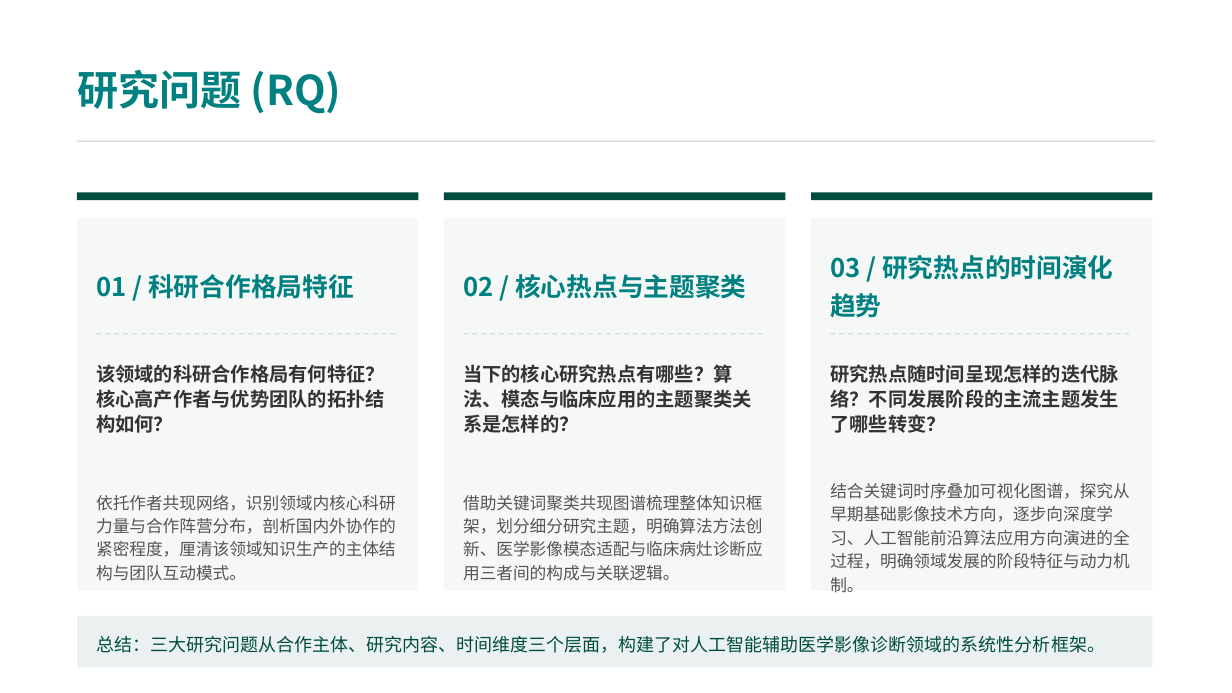
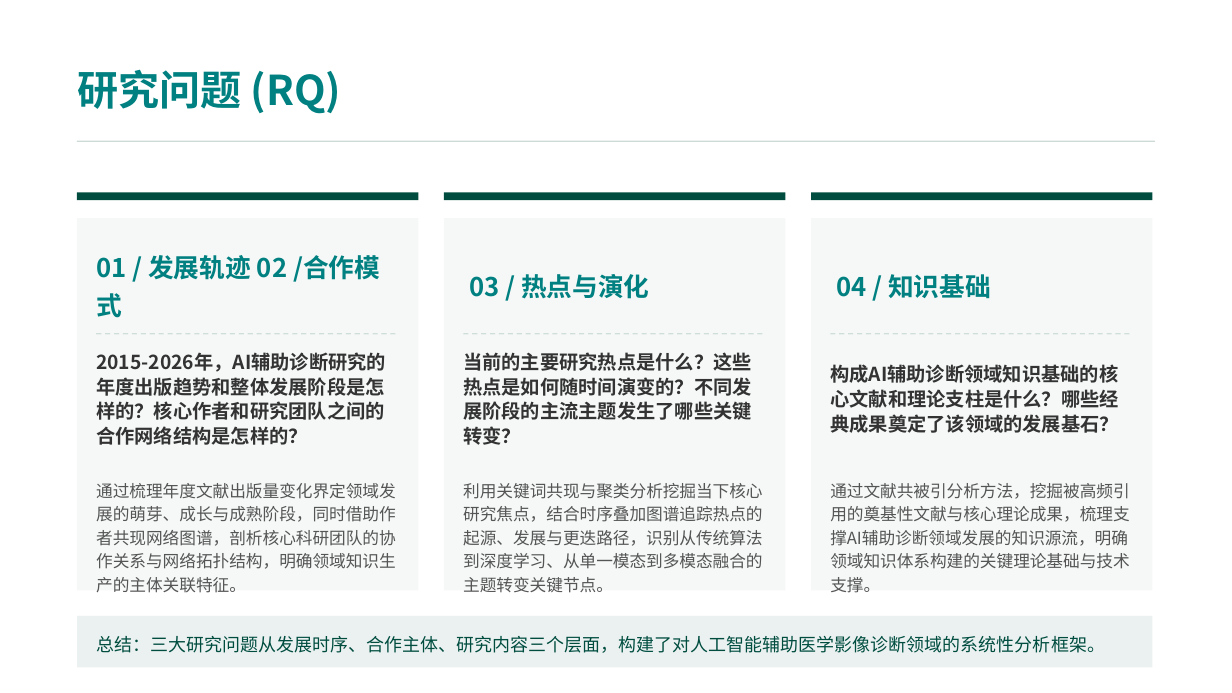
Before and after one commit to xzy11239/bibliometrics-project, a slide deck: slide 3 of presentation/人工智能辅助诊断的文献计量与知识图谱研究.pptx. Drawn at 1232x693 pixels with LibreOffice and Linux fonts; fonts in the diff are those of the drawing. Boxes give left, top, right and bottom in pixels: in the first picture for what was removed or moved away, otherwise in the second. Text is boxed around its words. In the diff, an @@ line names an element or a change of style, - is before the commit and + after.

```diff
--- a/presentation/人工智能辅助诊断的文献计量与知识图谱研究.pptx
+++ b/presentation/人工智能辅助诊断的文献计量与知识图谱研究.pptx
@@ text at [96, 255, 380, 318]: text changed @@
-01 / 科研合作格局特征
+01 / 发展轨迹 02 /合作模式
@@ text at [469, 274, 649, 299]: text changed @@
-02 / 核心热点与主题聚类
+03 / 热点与演化
@@ text at [836, 274, 991, 299]: text changed @@
-03 / 研究热点的时间演化趋势
+04 / 知识基础
@@ text in rounded rectangle at [96, 352, 386, 445]: text changed @@
-该领域的科研合作格局有何特征？核心高产作者与优势团队的拓扑结构如何？
+2015-2026年，AI辅助诊断研究的年度出版趋势和整体发展阶段是怎样的？核心作者和研究团队之间的合作网络结构是怎样的？
@@ rounded rectangle "2015-2026年，AI辅助诊断研究的年度出版趋势和整体发展阶段是怎样的？核心作者和研究团队之间的合作网络结构是怎样的 ...": place and size @@
-rounded rectangle "2015-2026年，AI辅助诊断研究的年度出版趋势和整体发展阶段是怎样的？核心作者和研究团队之间的合作网络结构是怎样的 ..." at [96, 364, 385, 433]
+rounded rectangle "2015-2026年，AI辅助诊断研究的年度出版趋势和整体发展阶段是怎样的？核心作者和研究团队之间的合作网络结构是怎样的 ..." at [96, 360, 399, 436]
@@ rounded rectangle "当前的主要研究热点是什么？这些热点是如何随时间演变的？不同发展阶段的主流主题发生了哪些关键转变？": place and size @@
-rounded rectangle "当前的主要研究热点是什么？这些热点是如何随时间演变的？不同发展阶段的主流主题发生了哪些关键转变？" at [463, 364, 752, 433]
+rounded rectangle "当前的主要研究热点是什么？这些热点是如何随时间演变的？不同发展阶段的主流主题发生了哪些关键转变？" at [463, 360, 766, 436]
@@ text in rounded rectangle at [463, 352, 752, 445]: text changed @@
-当下的核心研究热点有哪些？算法、模态与临床应用的主题聚类关系是怎样的？
+当前的主要研究热点是什么？这些热点是如何随时间演变的？不同发展阶段的主流主题发生了哪些关键转变？
@@ text at [830, 364, 1119, 433]: text changed @@
-研究热点随时间呈现怎样的迭代脉络？不同发展阶段的主流主题发生了哪些转变？
+构成AI辅助诊断领域知识基础的核心文献和理论支柱是什么？哪些经典成果奠定了该领域的发展基石？
@@ text at [96, 483, 396, 593]: text changed @@
-依托作者共现网络，识别领域内核心科研力量与合作阵营分布，剖析国内外协作的紧密程度，厘清该领域知识生产的主体结构与团队互动模式。
+通过梳理年度文献出版量变化界定领域发展的萌芽、成长与成熟阶段，同时借助作者共现网络图谱，剖析核心科研团队的协作关系与网络拓扑结构，明确领域知识生产的主体关联特征。
@@ text at [463, 483, 762, 593]: text changed @@
-借助关键词聚类共现图谱梳理整体知识框架，划分细分研究主题，明确算法方法创新、医学影像模态适配与临床病灶诊断应用三者间的构成与关联逻辑。
+利用关键词共现与聚类分析挖掘当下核心研究焦点，结合时序叠加图谱追踪热点的起源、发展与更迭路径，识别从传统算法到深度学习、从单一模态到多模态融合的主题转变关键节点。
@@ text at [830, 483, 1129, 593]: text changed @@
-结合关键词时序叠加可视化图谱，探究从早期基础影像技术方向，逐步向深度学习、人工智能前沿算法应用方向演进的全过程，明确领域发展的阶段特征与动力机制。
+通过文献共被引分析方法，挖掘被高频引用的奠基性文献与核心理论成果，梳理支撑AI辅助诊断领域发展的知识源流，明确领域知识体系构建的关键理论基础与技术支撑。
@@ text at [96, 636, 1105, 653]: text changed @@
-总结：三大研究问题从合作主体、研究内容、时间维度三个层面，构建了对人工智能辅助医学影像诊断领域的系统性分析框架。
+总结：三大研究问题从发展时序、合作主体、研究内容三个层面，构建了对人工智能辅助医学影像诊断领域的系统性分析框架。
```
Also in this commit, not shown: 11 other slides changed, 4 slides added, 2 slides removed.
